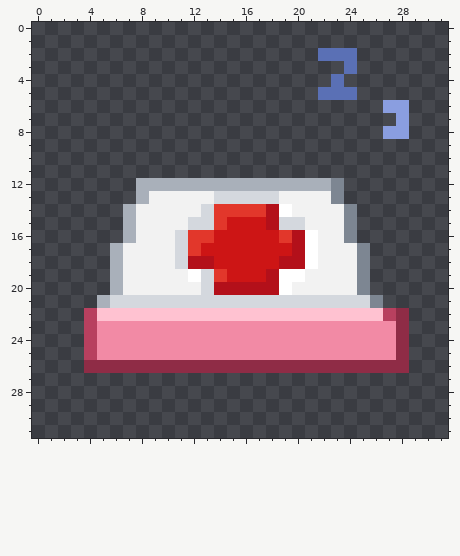
One commit to this pixel-art file: src/media/photos/sprites/stickers/sleepy_cap.aseprite. The picture above is the old version.
32x32 pixels, 1 frame.
The result:
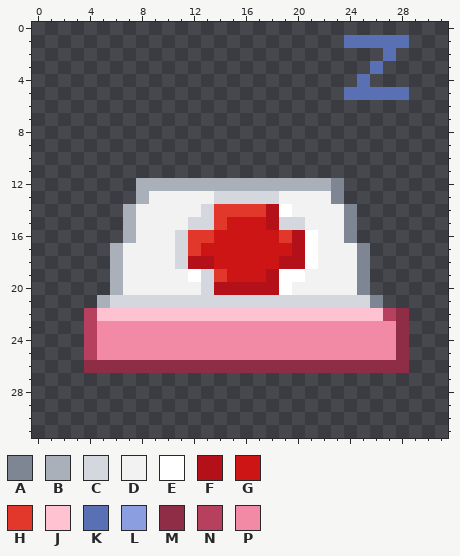
Palette (. is transparent): A #7d8692  B #a9b0ba  C #d4d8de  D #f2f2f2  E #ffffff  F #b3101a  G #cd1515  H #e2372b  J #ffc2d1  K #5a70b5  L #8a9ee0  M #8f2c46  N #b8405f  P #f28aa5
The exact change:
y 1: x 24..28 ..... -> KKKKK
y 2: x 22..24 KKK -> ...; x 27 . -> K
y 3: x 24 K -> .; x 26 . -> K
y 4: x 23 K -> .; x 25 . -> K
y 5: x 22..23 KK -> ..; x 25..28 .... -> KKKK
y 6: x 27..28 LL -> ..
y 7: x 28 L -> .
y 8: x 27..28 LL -> ..
Changed places in both pictures, as pixel boxes (x1, y1, x2, y2):
changed: (318, 35, 409, 139)
